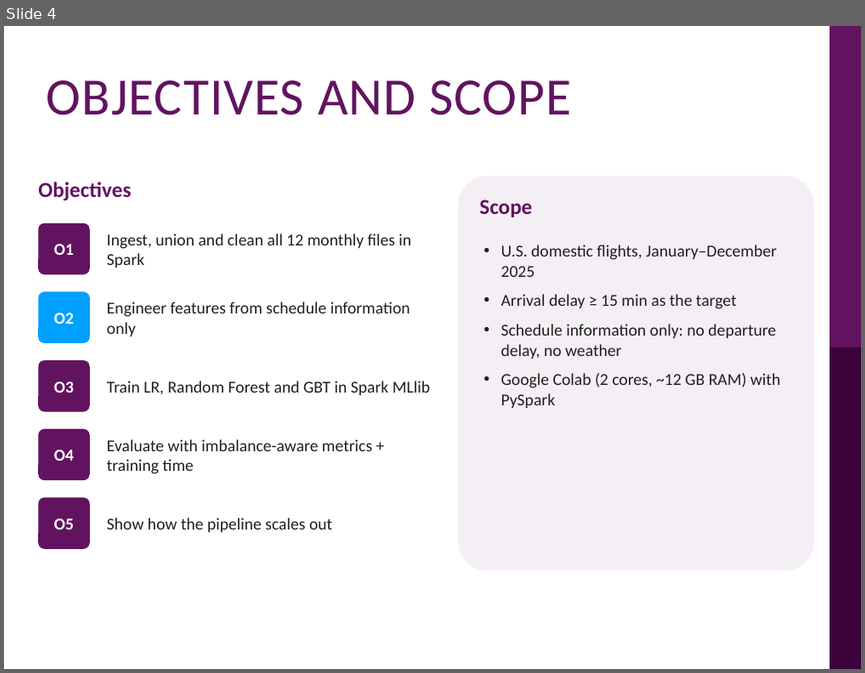
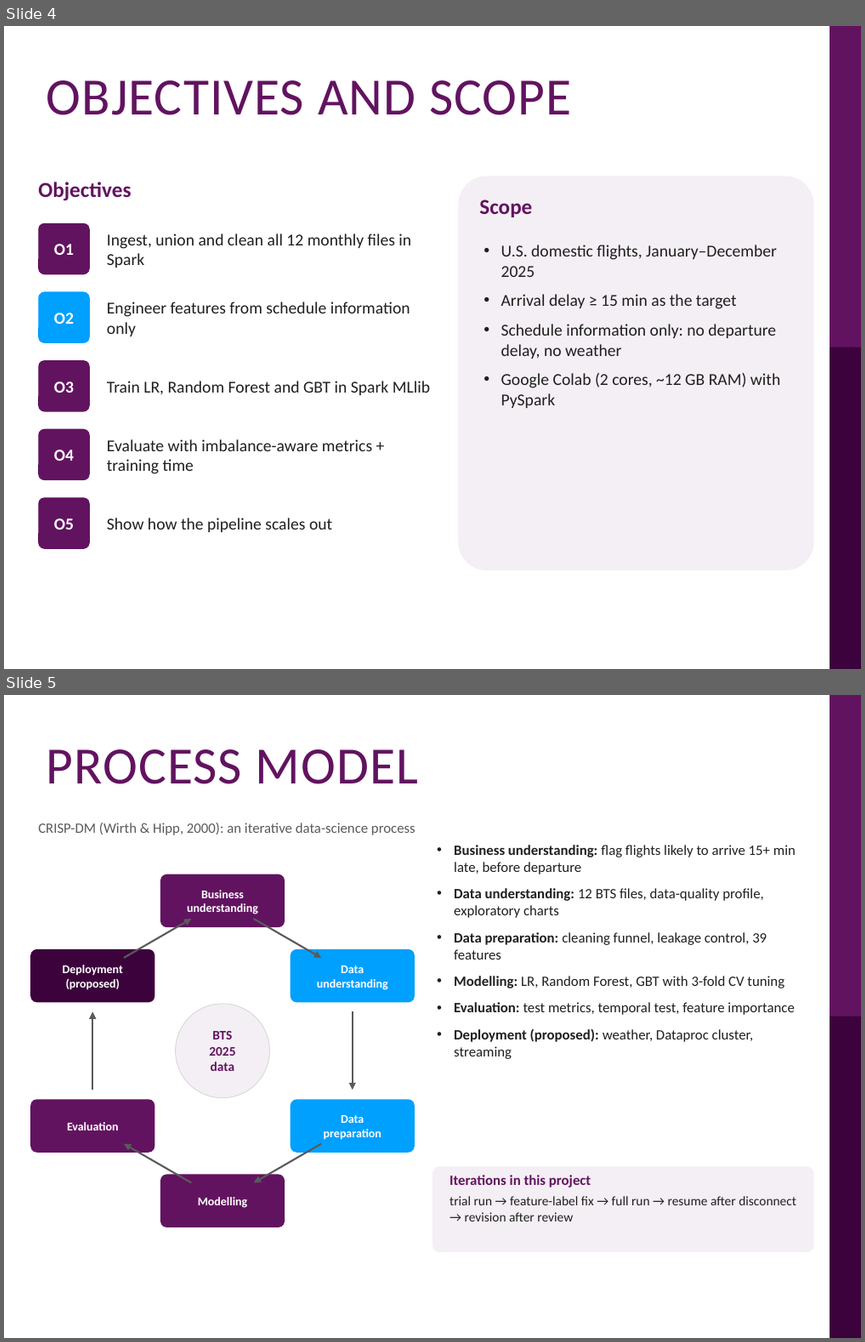
Before and after one commit to tiong0526/clone-21092024, a slide deck: bdmla-flight-delay/presentation/BDMLA_CW1_Flight_Delay_Presentation.pptx. Shown one above the other, each under a label of ours: slide 4 before the commit, slides 4 and 5 after it. The pictures are 865x673 and 865x1342 pixels, drawn with LibreOffice and Linux fonts; fonts in the diff are those of the drawing; background and template pictures are left out. Boxes give left, top, right and bottom in pixels: in the first picture for what was removed or moved away, otherwise in the second. Text is boxed around its words. In the diff, an @@ line names an element or a change of style, - is before the commit and + after.

```diff
--- a/bdmla-flight-delay/presentation/BDMLA_CW1_Flight_Delay_Presentation.pptx
+++ b/bdmla-flight-delay/presentation/BDMLA_CW1_Flight_Delay_Presentation.pptx
@@ slide 5 added at (x1=4, y1=695, x2=861, y2=1338), background #FFFFFF; not listed: 2 template elements that a slide beside it also shows @@
@@ title added at (x1=46, y1=749, x2=418, y2=784), 44 pt, text #621360 @@
+PROCESS MODEL
@@ text added at (x1=38, y1=823, x2=415, y2=835), 12 pt, text #5A5A5A @@
+CRISP-DM (Wirth & Hipp, 2000): an iterative data-science process
@@ text added at (x1=454, y1=845, x2=795, y2=1059), 12 pt, text #1F1F1F @@
+• Business understanding: flag flights likely to arrive 15+ min late, before departure
+• Data understanding: 12 BTS files, data-quality profile, exploratory charts
+• Data preparation: cleaning funnel, leakage control, 39 features
+• Modelling: LR, Random Forest, GBT with 3-fold CV tuning
+• Evaluation: test metrics, temporal test, feature importance
+• Deployment (proposed): weather, Dataproc cluster, streaming
@@ rounded rectangle added at (x1=160, y1=874, x2=284, y2=927), fill #621360, 10 pt, text #FFFFFF, bold @@
+Business
+understanding
@@ arrow added from (124, 957) to (192, 919), #5A5A5A 1.5 pt @@
@@ arrow added from (253, 919) to (321, 957), #5A5A5A 1.5 pt @@
@@ rounded rectangle added at (x1=30, y1=948, x2=154, y2=1002), fill #3C023C, 10 pt, text #FFFFFF, bold @@
+Deployment
+(proposed)
@@ rounded rectangle added at (x1=290, y1=948, x2=415, y2=1002), fill #00A0FF, 10 pt, text #FFFFFF, bold @@
+Data
+understanding
@@ arrow added from (92, 1090) to (92, 1011), #5A5A5A 1.5 pt @@
@@ ellipse added at (x1=176, y1=1004, x2=269, y2=1098), fill #F4EFF4, outline #D1D1D1 0.5 pt, 11 pt, text #621360, bold @@
+BTS
+2025 data
@@ arrow added from (352, 1011) to (352, 1090), #5A5A5A 1.5 pt @@
@@ rounded rectangle added at (x1=30, y1=1099, x2=154, y2=1151), fill #621360, 10 pt, text #FFFFFF, bold @@
+Evaluation
@@ rounded rectangle added at (x1=290, y1=1099, x2=415, y2=1151), fill #00A0FF, 10 pt, text #FFFFFF, bold @@
+Data
+preparation
@@ arrow added from (192, 1183) to (124, 1144), #5A5A5A 1.5 pt @@
@@ arrow added from (321, 1144) to (253, 1183), #5A5A5A 1.5 pt @@
@@ rounded rectangle added at (x1=160, y1=1174, x2=284, y2=1227), fill #621360, 10 pt, text #FFFFFF, bold @@
+Modelling
@@ rounded rectangle added at (x1=432, y1=1166, x2=814, y2=1252), fill #F4EFF4 @@
@@ text added at (x1=449, y1=1174, x2=796, y2=1221), 11 pt, text #1F1F1F @@
+Iterations in this project
+trial run → feature-label fix → full run → resume after disconnect → revision after review
```
Also in this commit, not shown: 2 slides changed, 2 other files.
